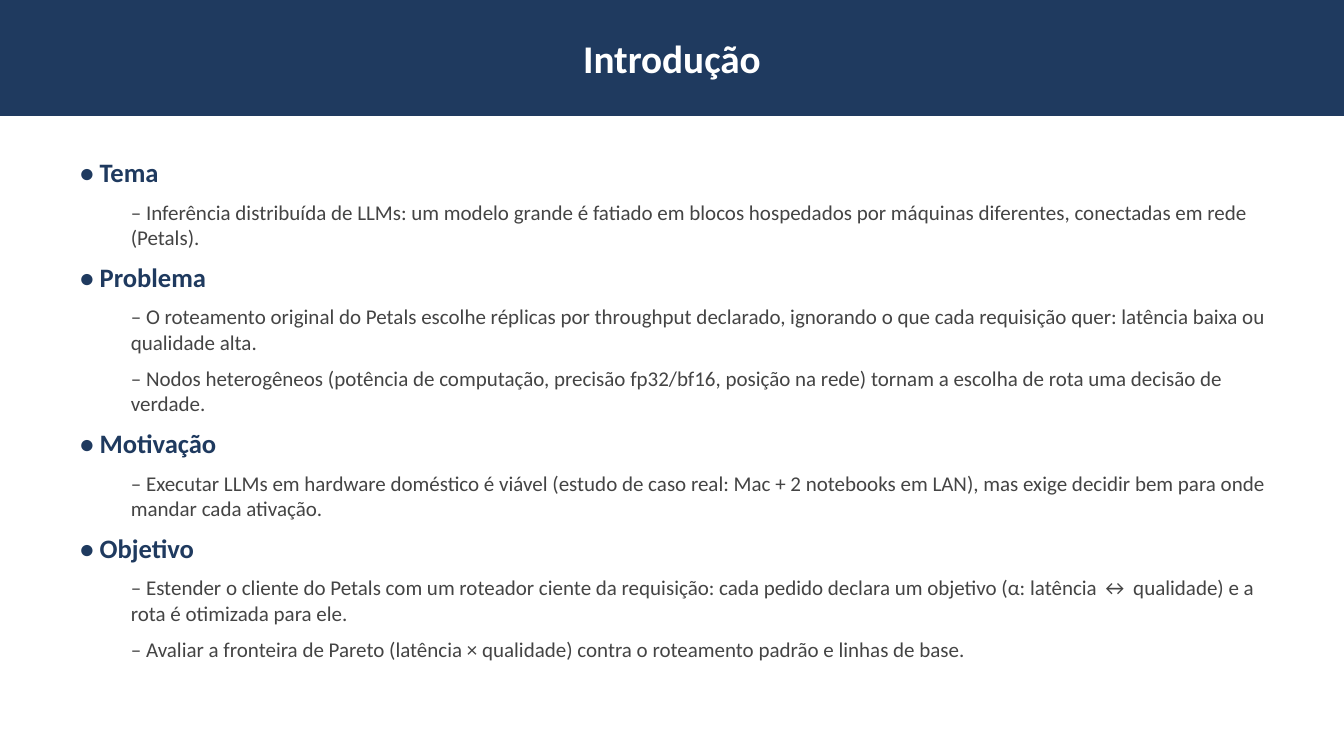
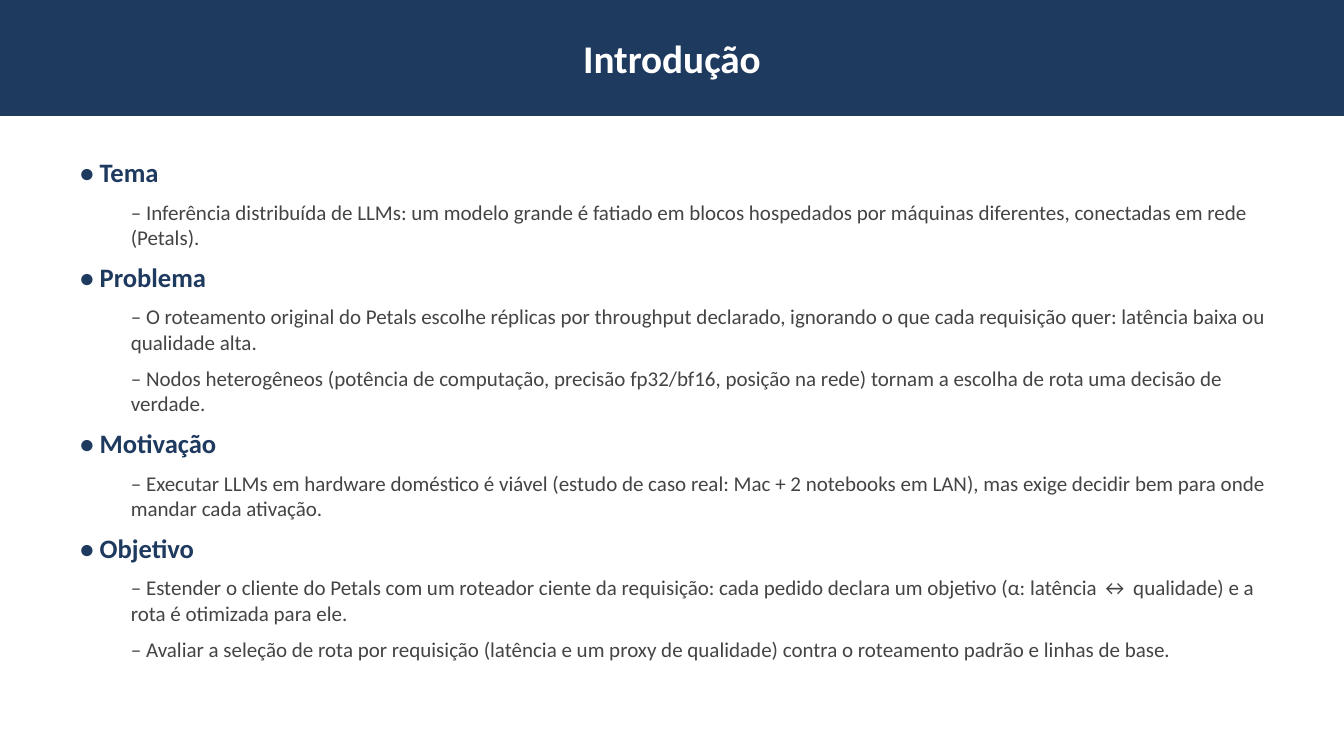
Before and after one commit to luisangelico/MO809-2016-petals-optimized, a slide deck: slide 2 of apresentacao/apresentacao_final.pptx. Drawn at 1344x756 pixels with LibreOffice and Linux fonts; fonts in the diff are those of the drawing. Boxes give left, top, right and bottom in pixels: in the first picture for what was removed or moved away, otherwise in the second. Text is boxed around its words. In the diff, an @@ line names an element or a change of style, - is before the commit and + after.

```diff
--- a/apresentacao/apresentacao_final.pptx
+++ b/apresentacao/apresentacao_final.pptx
@@ text at [146,642,1170,661]: text changed @@
-  – Avaliar a fronteira de Pareto (latência × qualidade) contra o roteamento padrão e linhas de base.
+  – Avaliar a seleção de rota por requisição (latência e um proxy de qualidade) contra o roteamento padrão e linhas de base.
```
Also in this commit, not shown: 6 other slides changed, 38 other files.
